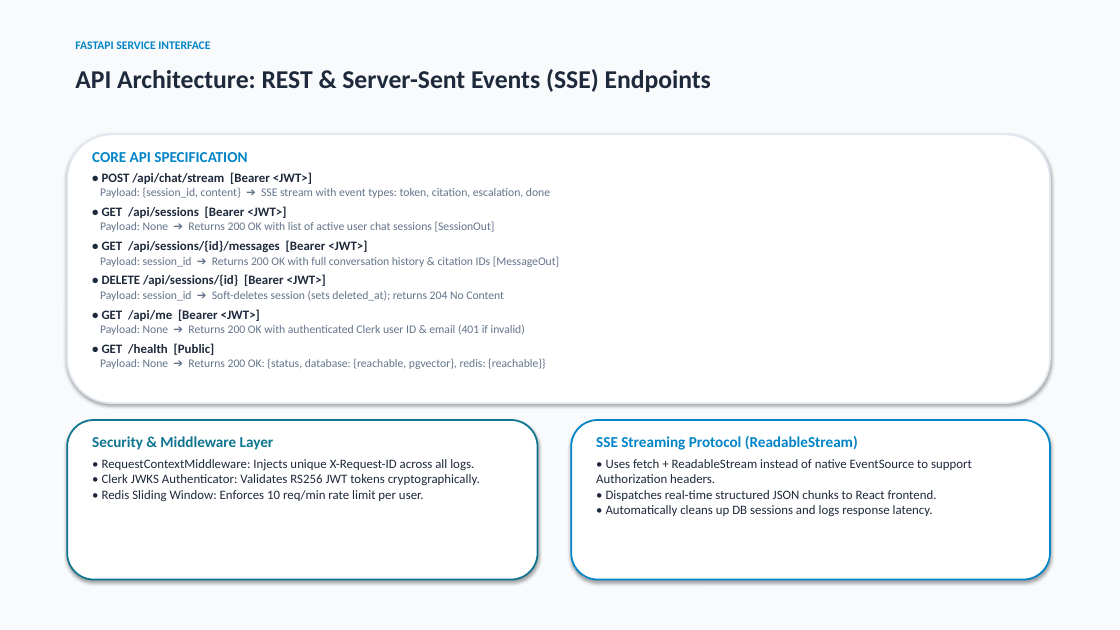
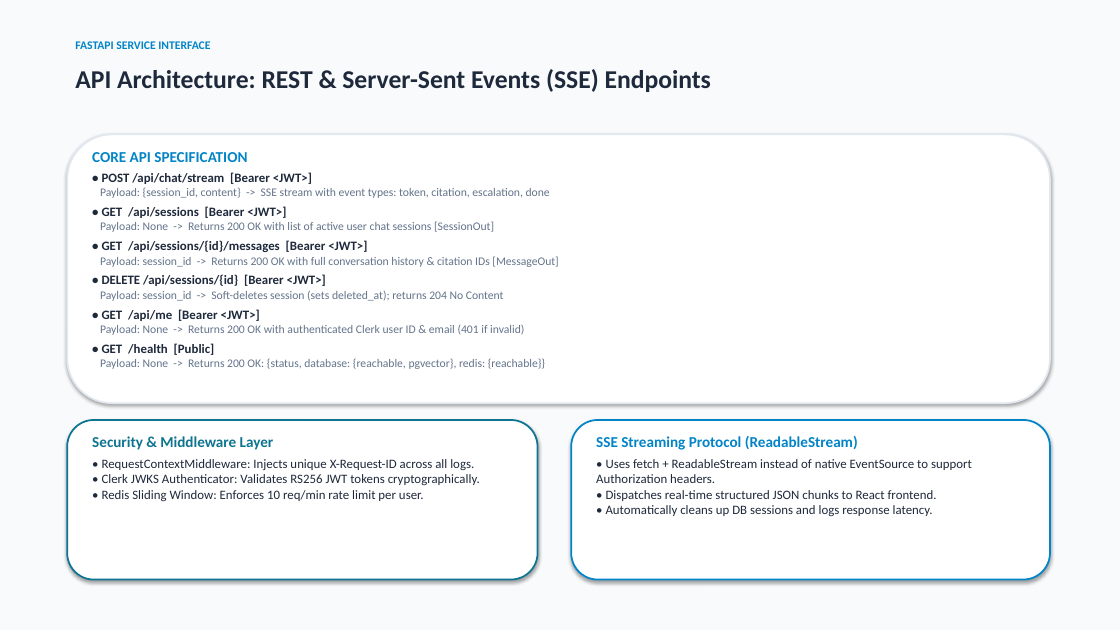
Before and after one commit to Shardul9999/Health_Assistant, a slide deck: slide 9 of docs/Health_Assistant_Evaluation.pptx. Drawn at 1120x630 pixels with LibreOffice and Linux fonts; fonts in the diff are those of the drawing. Boxes give left, top, right and bottom in pixels: in the first picture for what was removed or moved away, otherwise in the second. Text is boxed around its words. In the diff, an @@ line names an element or a change of style, - is before the commit and + after.

```diff
--- a/docs/Health_Assistant_Evaluation.pptx
+++ b/docs/Health_Assistant_Evaluation.pptx
@@ text at bbox=[100, 187, 550, 198]: text changed @@
-Payload: {session_id, content} ➔ SSE stream with event types: token, citation, escalation, done
+Payload: {session_id, content} -> SSE stream with event types: token, citation, escalation, done
@@ text at bbox=[100, 221, 494, 232]: text changed @@
-Payload: None ➔ Returns 200 OK with list of active user chat sessions [SessionOut]
+Payload: None -> Returns 200 OK with list of active user chat sessions [SessionOut]
@@ text at bbox=[100, 256, 558, 267]: text changed @@
-Payload: session_id ➔ Returns 200 OK with full conversation history & citation IDs [MessageOut]
+Payload: session_id -> Returns 200 OK with full conversation history & citation IDs [MessageOut]
@@ text at bbox=[100, 290, 504, 301]: text changed @@
-Payload: session_id ➔ Soft-deletes session (sets deleted_at); returns 204 No Content
+Payload: session_id -> Soft-deletes session (sets deleted_at); returns 204 No Content
@@ text at bbox=[100, 325, 524, 335]: text changed @@
-Payload: None ➔ Returns 200 OK with authenticated Clerk user ID & email (401 if invalid)
+Payload: None -> Returns 200 OK with authenticated Clerk user ID & email (401 if invalid)
@@ text at bbox=[100, 358, 545, 369]: text changed @@
-Payload: None ➔ Returns 200 OK: {status, database: {reachable, pgvector}, redis: {reachable}}
+Payload: None -> Returns 200 OK: {status, database: {reachable, pgvector}, redis: {reachable}}
```
Also in this commit, not shown: 1 other slide changed, 2 other files.
